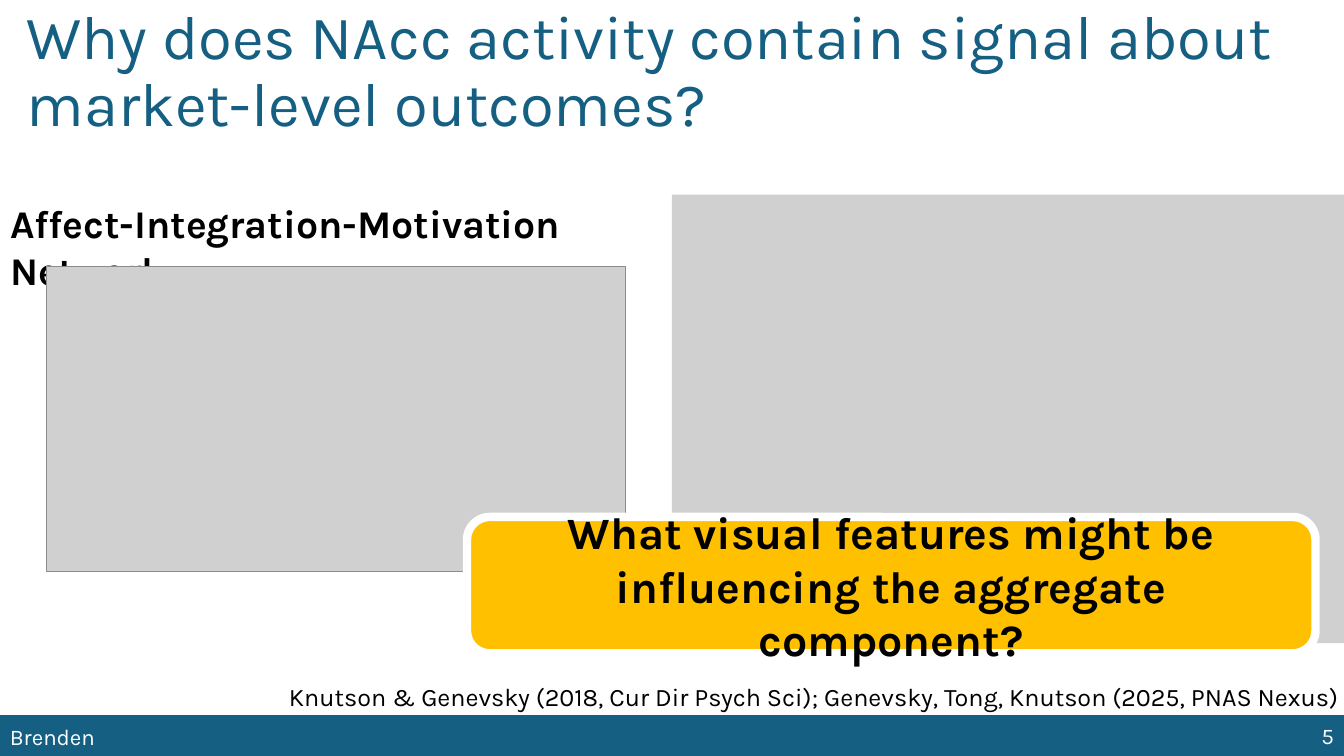
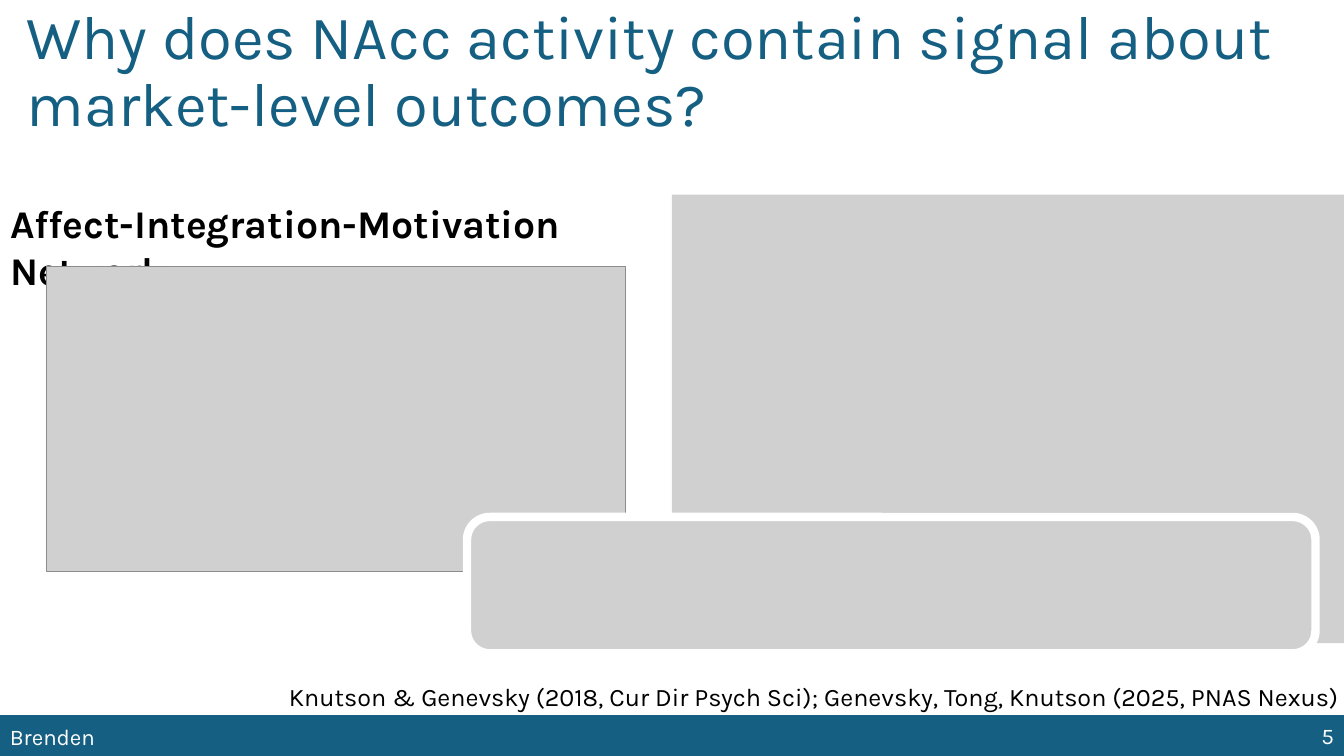
Before and after one commit to BrendenEum/motorVAE, a slide deck: slide 5 of presentations/2025.05.05 - TRI Update.pptx. Drawn at 1344x756 pixels with LibreOffice and Linux fonts; fonts in the diff are those of the drawing; grey boxes stand for pictures; background and template pictures are left out. Boxes give left, top, right and bottom in pixels: in the first picture for what was removed or moved away, otherwise in the second. Text is boxed around its words. In the diff, an @@ line names an element or a change of style, - is before the commit and + after.

```diff
--- a/presentations/2025.05.05 - TRI Update.pptx
+++ b/presentations/2025.05.05 - TRI Update.pptx
@@ rounded rectangle removed at [467,517,1316,653] @@
-What visual features might be influencing the aggregate component?
@@ picture added at [467,517,1316,653] @@
```
Also in this commit, not shown: 5 other slides changed, 7 other files.
